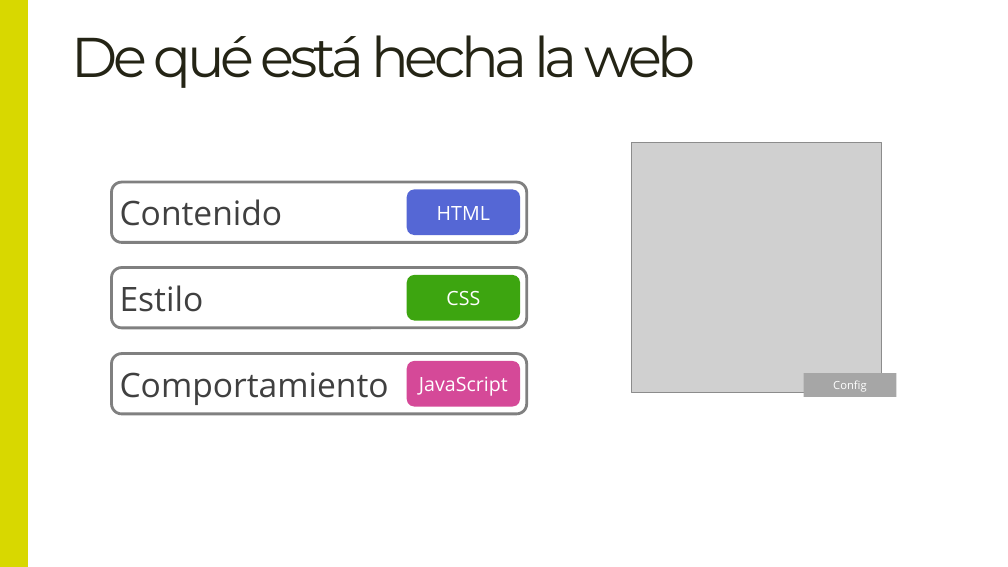
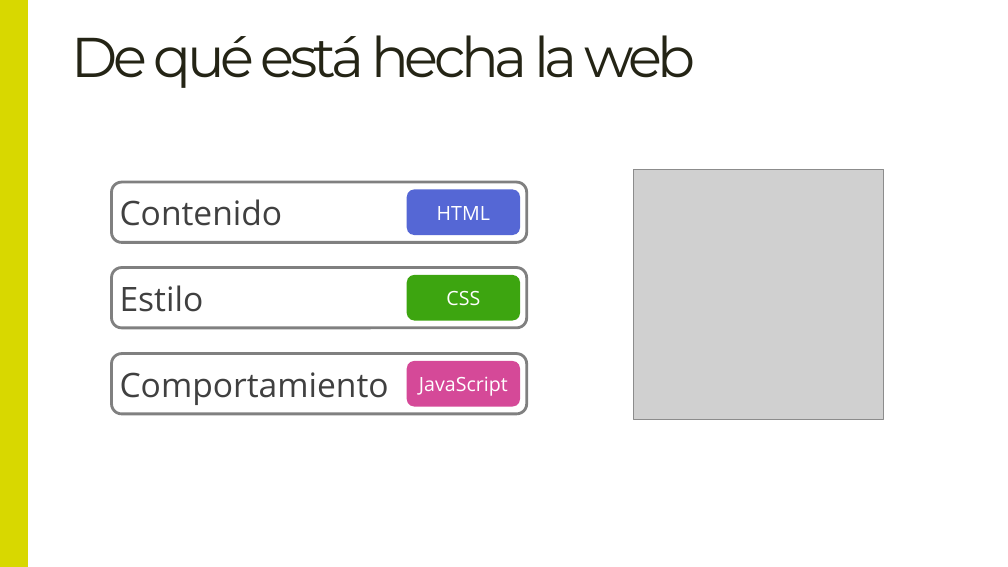
Before and after one commit to Lemoncode/language-sessions, a slide deck: slide 1 of 00 teoría/Javascript.pptx. Drawn at 1008x567 pixels with LibreOffice and Linux fonts; fonts in the diff are those of the drawing; grey boxes stand for pictures. Boxes give left, top, right and bottom in pixels: in the first picture for what was removed or moved away, otherwise in the second. Text is boxed around its words. In the diff, an @@ line names an element or a change of style, - is before the commit and + after.

Commit message:
Update languaje slides

```diff
--- a/00 teoría/Javascript.pptx
+++ b/00 teoría/Javascript.pptx
@@ picture: place and size @@
-picture at (632, 142, 882, 392)
+picture at (633, 169, 883, 419)
@@ rectangle removed at (803, 373, 896, 397) @@
-Config
```
